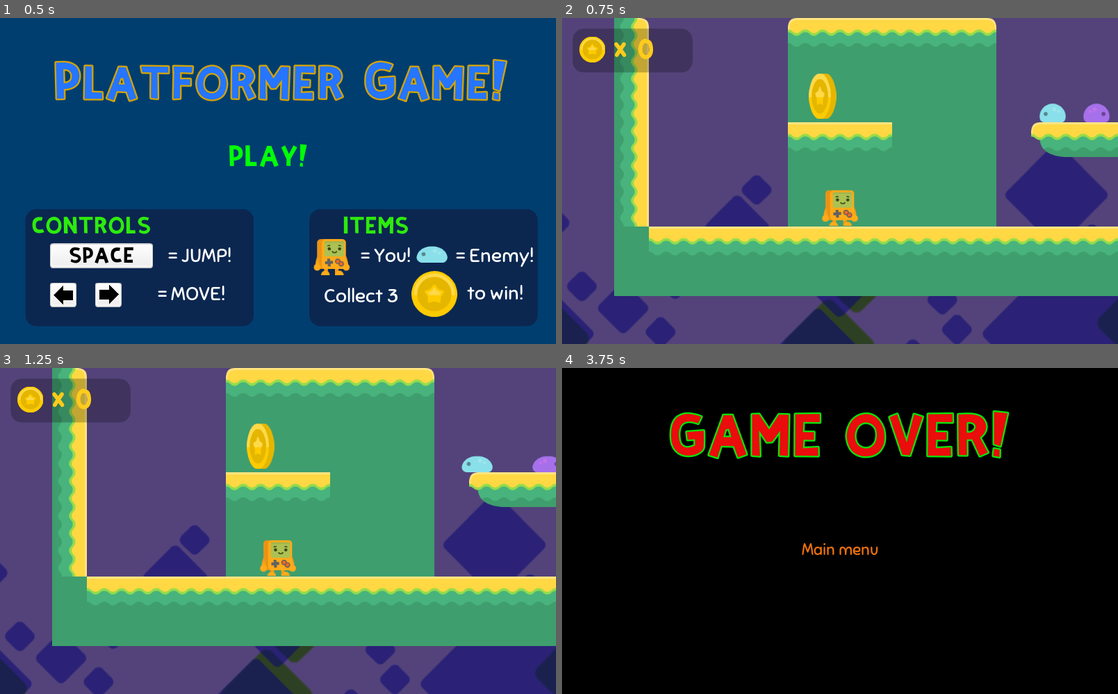
Above: before the commit, frames 1-4 (two rows, left to right).
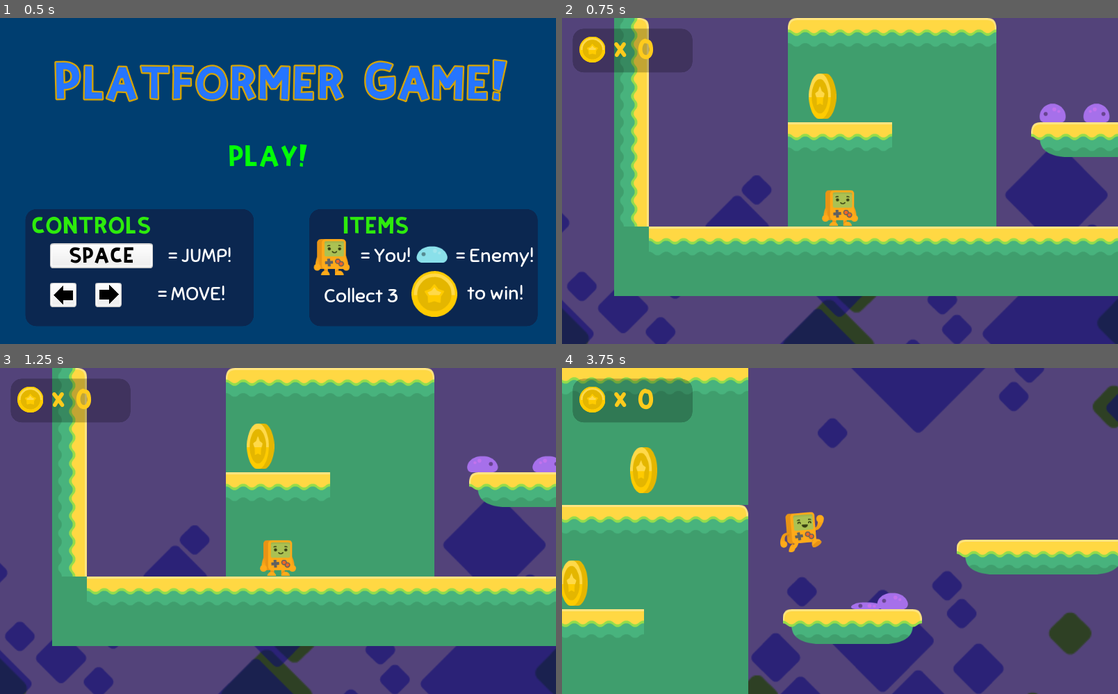
Above: after the commit, the same moments.

Repository: lspedalieri/godot-simple-platform
Game: Godot game, scene res://TitleMenu.tscn
Same seed, same stepped clock (60 frames per second), same inputs: the game is played once before the commit and once after it.
Inputs:
- Up to frame 1 (0.5 s): no input
- Up to frame 2 (0.75 s): click "PLAY!" at 0.5 s
- Up to frame 3 (1.25 s): no input
- Up to frame 4 (3.75 s): hold Ctrl (run_keys) 1.28-2.03 s; hold D (right_keys) 1.28-2.78 s; tap Space (jump_keys) at 1.52, 1.55, 1.82, 2.1, 2.27, 2.57, 3.05 s; tap Ctrl (run_keys) at 2.3, 3.6 s; hold Left (left_keys) 2.78-3.53 s; hold Ctrl (run_keys) 2.78-3.53 s; hold D (right_keys) from 3.53 s (still down)

Frame 1 is identical in both runs. In frame 2, 0.2% of the frame differs, in the area x 85-91%, y 26-32%; in frame 3, 0.3%; in frame 4, 100%, in the area x 0-100%, y 0-100%.

Commit message:
Part 18 - Finite State Machine

Diff:
--- a/Level1.tscn
+++ b/Level1.tscn
@@ -224,7 +224,6 @@
 
 [node name="enemy" parent="enemies" instance=ExtResource( 10 )]
 position = Vector2( 816, 176 )
-detects_cliffs = false
 
 [node name="enemy2" parent="enemies" instance=ExtResource( 10 )]
 position = Vector2( 880, 176 )
--- a/Player.gd
+++ b/Player.gd
@@ -1,44 +1,72 @@
 extends KinematicBody2D
 
+enum States {AIR = 1, FLOOR = 2, LADDER = 3, WALL = 4}
+var state = States.AIR
 var velocity = Vector2(0,0)
 var coins = 0
 
-const SPEED = 380
+const SPEED = 350
+const RUNSPEED = 600
 const JUMPFORCE = -1000
 const GRAVITY = 30
 const BOUNCEFACTOR = 0.7
 
 func _physics_process(delta):
+	print(velocity.x)
+	match state:
+		States.AIR:
+			if is_on_floor():
+				state = States.FLOOR
+				continue
+			$Sprite.play("air")
+			if Input.is_action_pressed("right_keys"):
+				velocity.x =  lerp(velocity.x, SPEED, 0.1) if velocity.x < SPEED else lerp(velocity.x, SPEED, 0.03)
+				$Sprite.flip_h = false
+			elif Input.is_action_pressed("left_keys"):
+				velocity.x = lerp(velocity.x, -SPEED, 0.1) if velocity.x < SPEED else lerp(velocity.x, -SPEED, 0.03)
+				$Sprite.flip_h = true
+			else:
+				velocity.x = lerp(velocity.x, 0, 0.2)
+			move_and_fall()
+		States.FLOOR:
+			if not is_on_floor():
+				state = States.AIR
+			if Input.is_action_pressed("right_keys"):
+				if Input.is_action_pressed("run_keys"):
+					velocity.x = lerp(velocity.x, RUNSPEED, 0.1)
+					$Sprite.set_speed_scale(1.8)
+				else:
+					velocity.x = lerp(velocity.x, SPEED, 0.1)
+					$Sprite.set_speed_scale(1.0)
+				$Sprite.flip_h = false
+				$Sprite.play("walk")
+			elif Input.is_action_pressed("left_keys"):
+				if Input.is_action_pressed("run_keys"):
+					velocity.x = lerp(velocity.x, -RUNSPEED, 0.1)
+					$Sprite.set_speed_scale(1.8)
+				else:
+					velocity.x = lerp(velocity.x, -SPEED, 0.1)
+					$Sprite.set_speed_scale(1.0)
+				$Sprite.flip_h = true
+				$Sprite.play("walk")
+			else:
+				$Sprite.play("idle")
+				velocity.x = lerp(velocity.x, 0, 0.2)
 
-	if Input.is_action_pressed("left_keys"):
-		velocity.x = -SPEED
-		$Sprite.flip_h = true
-		$Sprite.play("walk")
-	elif Input.is_action_pressed("right_keys"):
-		velocity.x =  SPEED
-		$Sprite.flip_h = false
-		$Sprite.play("walk")
-	else:
-		$Sprite.play("idle")
+			if Input.is_action_just_pressed("jump_keys"):
+				velocity.y = JUMPFORCE
+				$SoundJump.play()
+				state = States.AIR
+			move_and_fall()
 
-	if not is_on_floor():
-		$Sprite.play("air")
+	if coins == 9:
+		win()
 
+func move_and_fall():
 	velocity.y += GRAVITY
-
-	if Input.is_action_just_pressed("jump_keys") and is_on_floor():
-		velocity.y = JUMPFORCE
-		$SoundJump.play()
-
-
 	#returning velocity frame by frame, we stop acceleration after a vertical collision
 	#the second parameter fix the jump, setting where is the ceiling
 	velocity = move_and_slide(velocity, Vector2.UP)
-
-	velocity.x = lerp(velocity.x, 0, 0.2)
-
-	if coins == 9:
-		win()
 
 
 func _on_Fallzone_body_entered(body):
